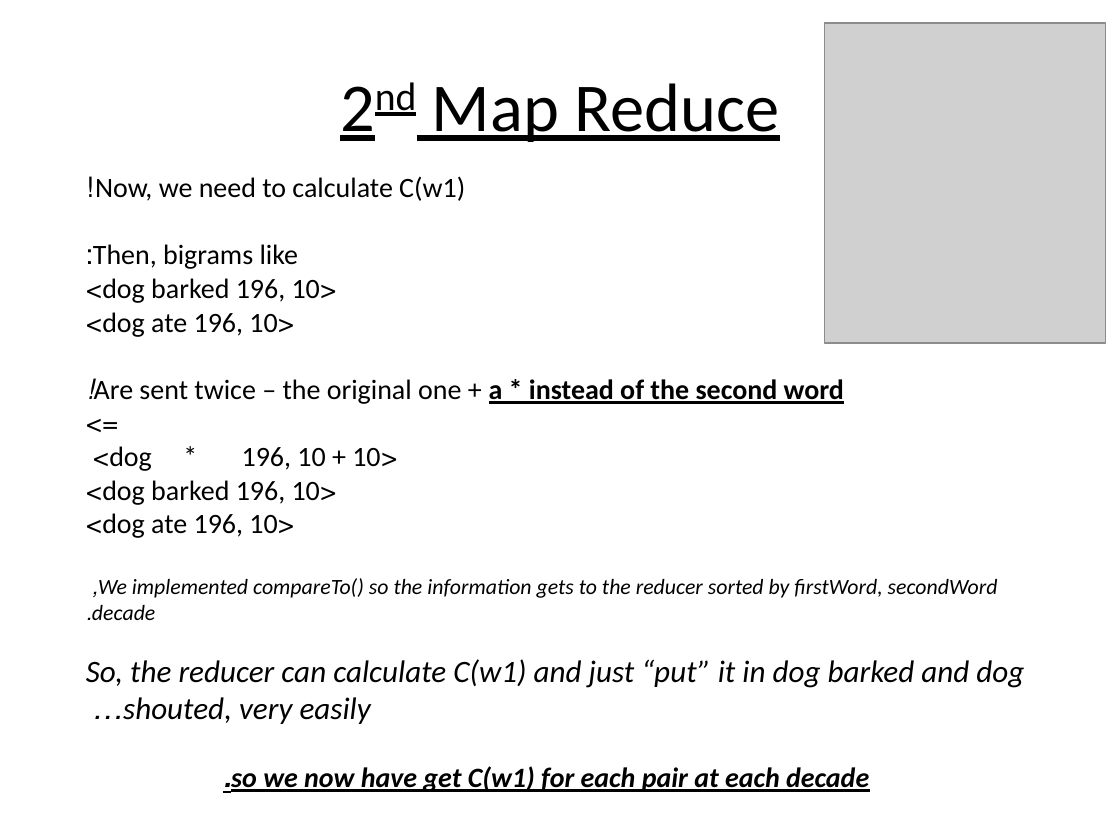
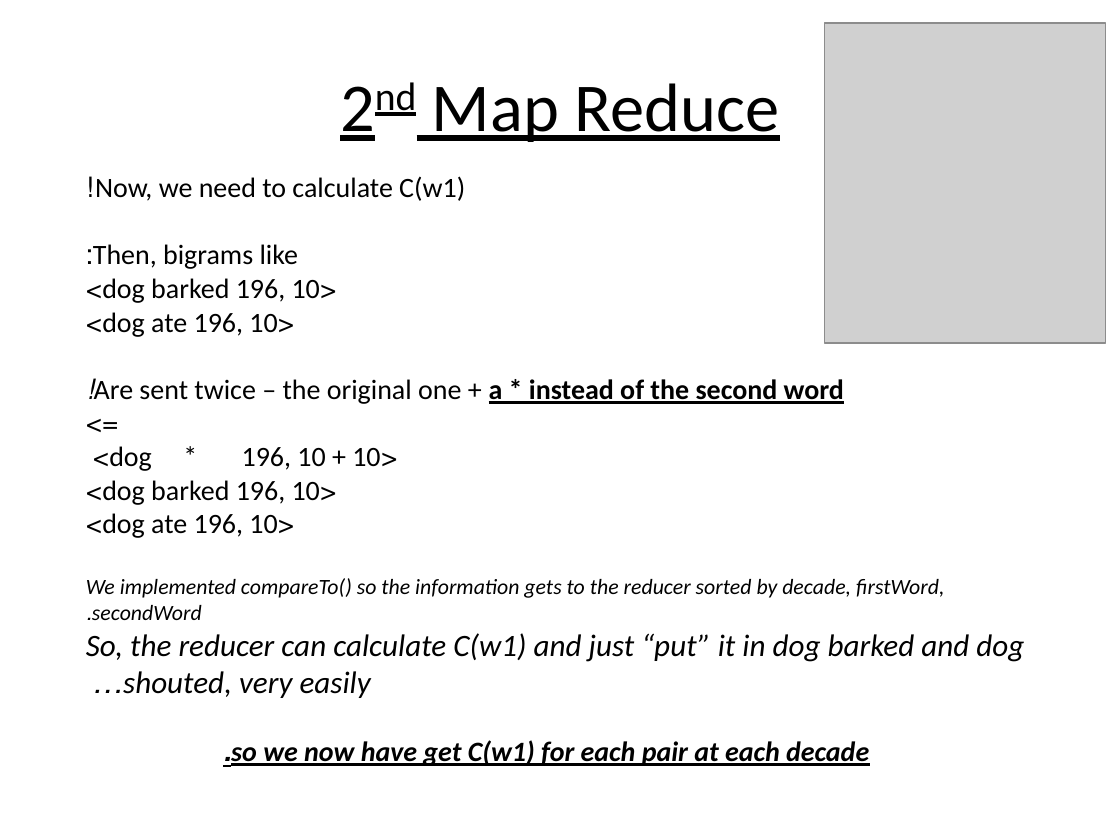
Before and after one commit to yitzhtal/collocation-extraction-using-amazon-elastic-map-reduce, a slide deck: slide 5 of Collocation-Extraction-Using-Amazon-Elastic-Map-Reduce.pptx. Drawn at 1120x840 pixels with LibreOffice and Linux fonts; fonts in the diff are those of the drawing; grey boxes stand for pictures. Boxes give left, top, right and bottom in pixels: in the first picture for what was removed or moved away, otherwise in the second. Text is boxed around its words. In the diff, an @@ line names an element or a change of style, - is before the commit and + after.

Commit message:
small change in ppt

```diff
--- a/Collocation-Extraction-Using-Amazon-Elastic-Map-Reduce.pptx
+++ b/Collocation-Extraction-Using-Amazon-Elastic-Map-Reduce.pptx
@@ text at bbox=[86, 578, 944, 620]: text changed @@
-We implemented compareTo() so the information gets to the reducer sorted by firstWord, secondWord,
-decade.
+We implemented compareTo() so the information gets to the reducer sorted by decade, firstWord, secondWord.
```
Also in this commit, not shown: 1 other slide changed.
